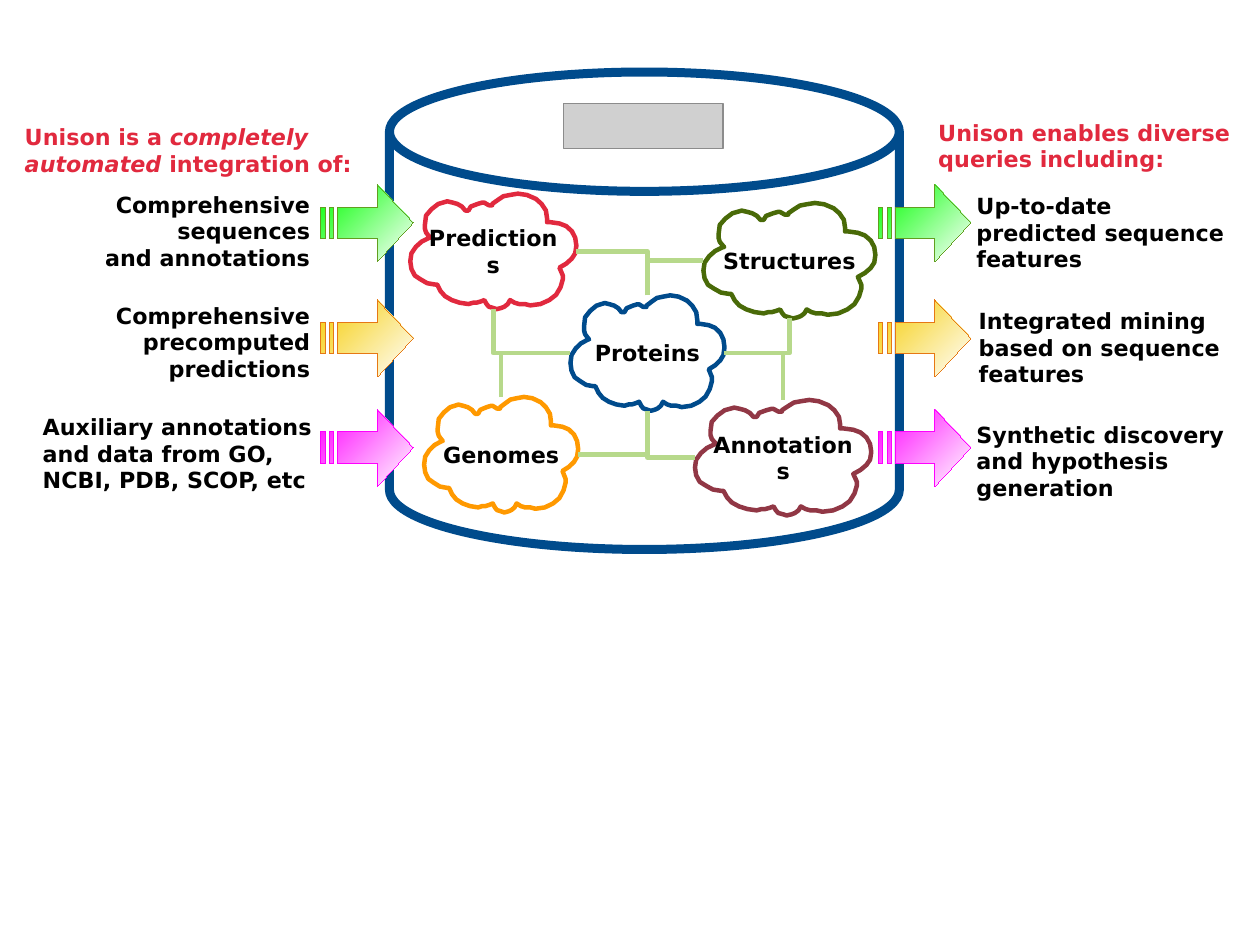
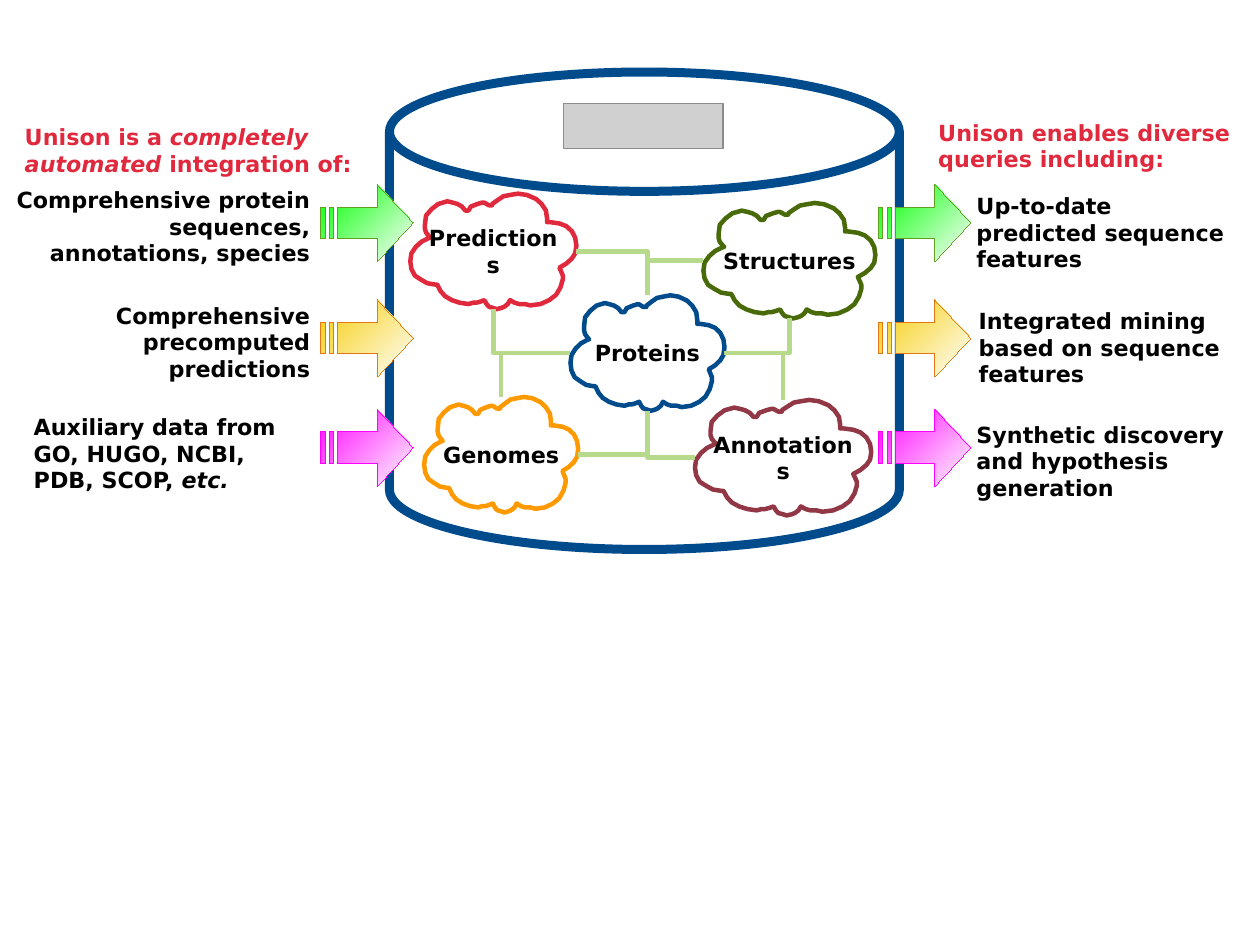
Before and after one commit to unison/unison, a slide deck: slide 1 of misc/graphics/concept-graphic.odp. Drawn at 1260x945 pixels with LibreOffice and Linux fonts; fonts in the diff are those of the drawing; grey boxes stand for pictures. Boxes give left, top, right and bottom in pixels: in the first picture for what was removed or moved away, otherwise in the second. Text is boxed around its words. In the diff, an @@ line names an element or a change of style, - is before the commit and + after.

```diff
--- a/misc/graphics/concept-graphic.odp
+++ b/misc/graphics/concept-graphic.odp
@@ text at box(17, 191, 310, 266): text changed @@
-Comprehensive sequences
-and annotations
+Comprehensive protein sequences, annotations, species
@@ text at box(34, 418, 276, 491): text changed @@
-Auxiliary annotations and data from GO, NCBI, PDB, SCOP, etc
+Auxiliary data from GO, HUGO, NCBI, PDB, SCOP, etc.
```
Also in this commit, not shown: 5 other files.
